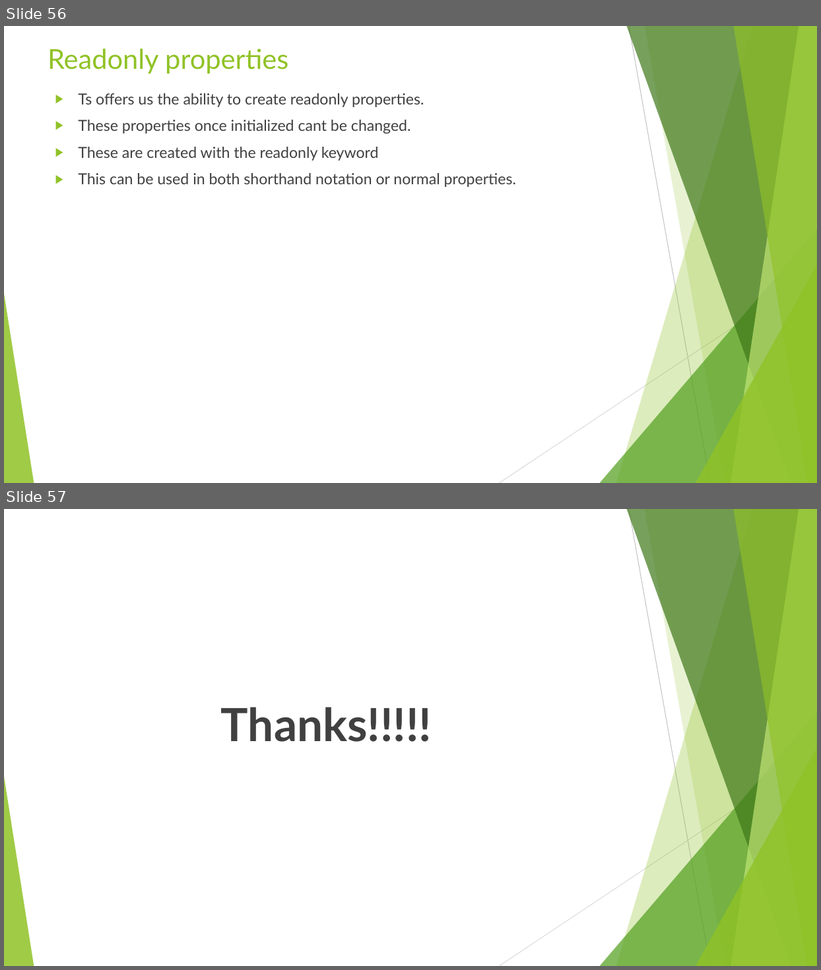
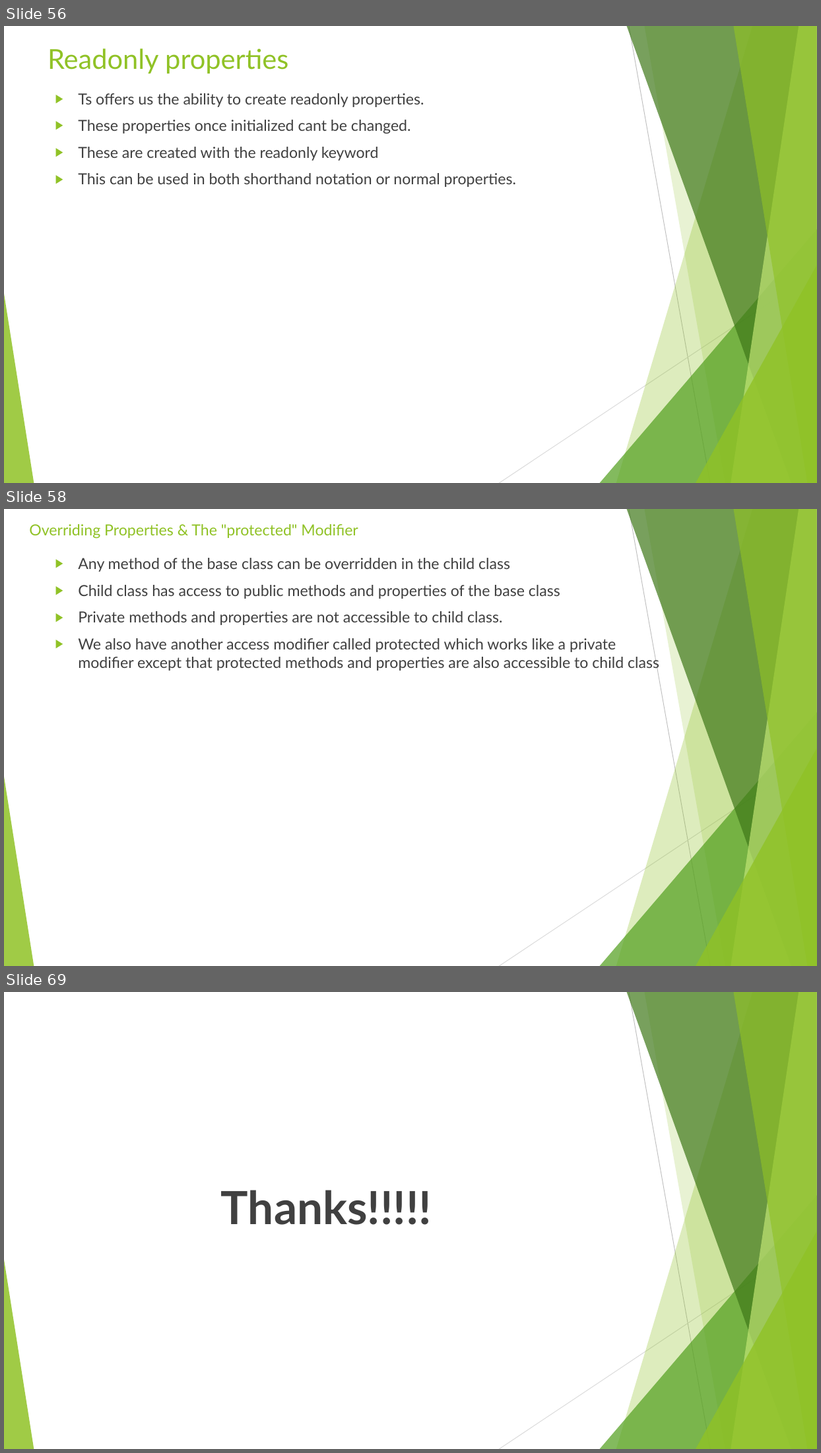
Before and after one commit to rudhrainfogain/TypeScript, a slide deck: PPT/TypeScriptv5.pptx. Shown one above the other, each under a label of ours: slides 56 and 57 before the commit, slides 56, 58 and 69 after it; the slides between them are not shown. The pictures are 821x970 and 821x1453 pixels, drawn with LibreOffice and Linux fonts; fonts in the diff are those of the drawing. Boxes give left, top, right and bottom in pixels: in the first picture for what was removed or moved away, otherwise in the second. Text is boxed around its words. In the diff, an @@ line names an element or a change of style, - is before the commit and + after.

Commit message:
Classes and Interfaces Complete

```diff
--- a/PPT/TypeScriptv5.pptx
+++ b/PPT/TypeScriptv5.pptx
@@ slide 58 added at bbox=[4, 509, 817, 966], background #FFFFFF; not listed: 10 template elements that a slide beside it also shows @@
@@ title added at bbox=[29, 524, 358, 539], 18 pt, text #90C226 @@
+Overriding Properties & The "protected" Modifier
@@ text added at bbox=[78, 558, 659, 671], 18 pt, text #404040 @@
+▶ Any method of the base class can be overridden in the child class
+▶ Child class has access to public methods and properties of the base class
+▶ Private methods and properties are not accessible to child class.
+▶ We also have another access modifier called protected which works like a private modifier except that protected methods and properties are also accessible to child class
@@ what was slide 57 is now slide 69 @@
```
Also in this commit, not shown: 1 slide changed, 11 other slides added, 3 other files.
